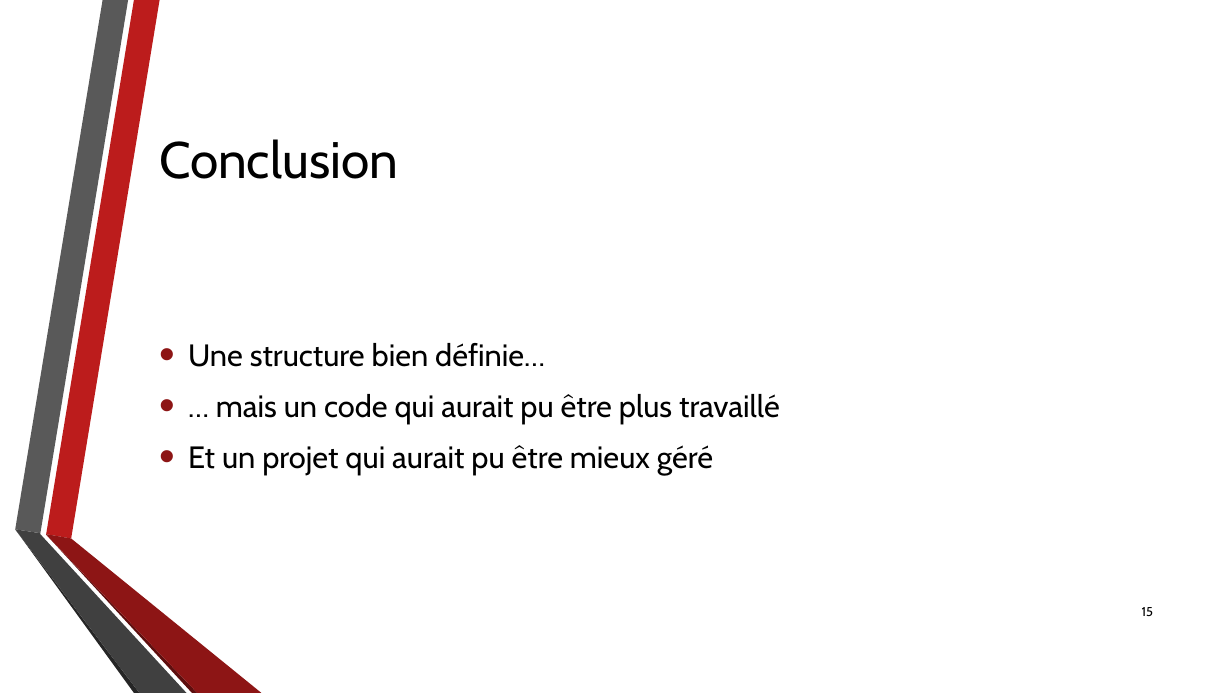
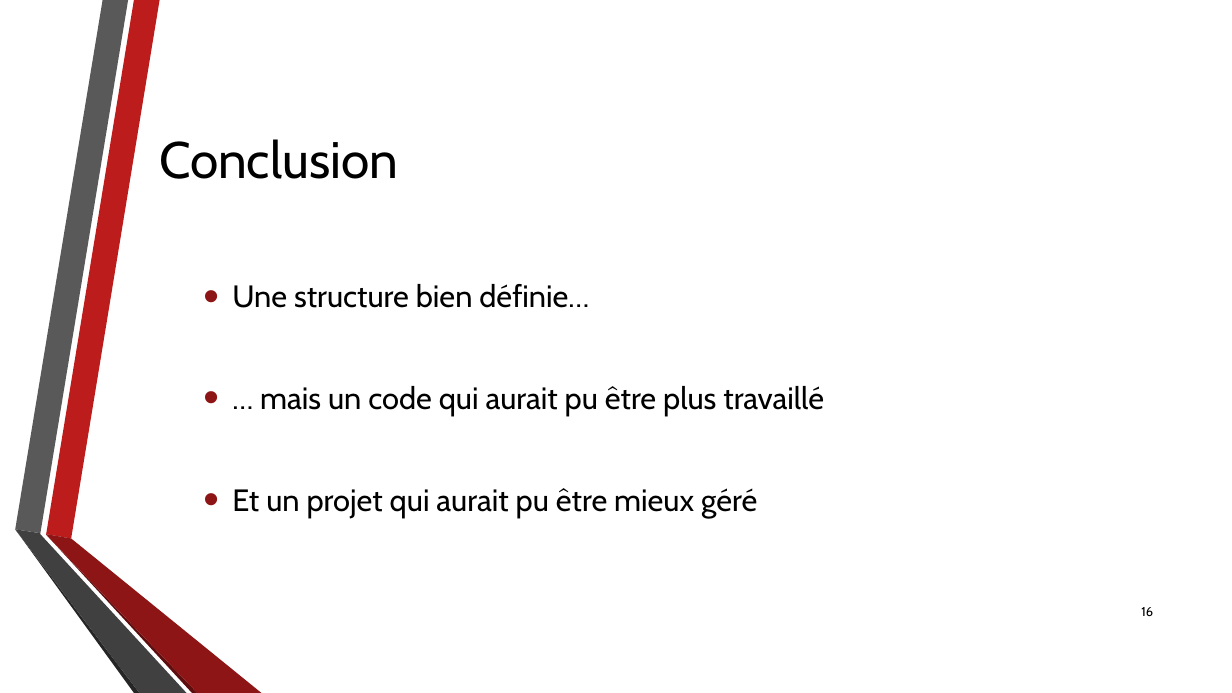
Before and after one commit to DanielLeThug/CalendrierCpp, a slide deck: slide 16 of Divers/PrésentationQDP.pptx (slide 15 before the commit). Drawn at 1232x693 pixels with LibreOffice and Linux fonts; fonts in the diff are those of the drawing; background and template pictures are left out. Boxes give left, top, right and bottom in pixels: in the first picture for what was removed or moved away, otherwise in the second. Text is boxed around its words. In the diff, an @@ line names an element or a change of style, - is before the commit and + after.

```diff
--- a/Divers/PrésentationQDP.pptx
+++ b/Divers/PrésentationQDP.pptx
@@ text "Une structure bien définie…" rewrapped from (188, 343, 780, 474) to (232, 284, 824, 518) @@
@@ page number at (1141, 607, 1153, 616): text changed @@
-15
+16
```
Also in this commit, not shown: 4 other slides changed, 1 slide added.
